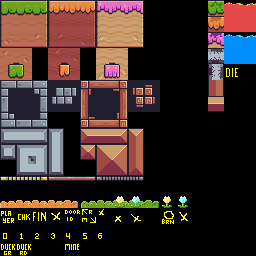
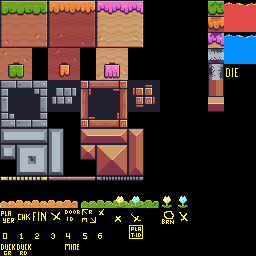
Two versions of the same layered image (w=256, h=256). Layer-by-layer changes:
painted on "triggers & animated" over bbox(129, 225, 143, 239)
